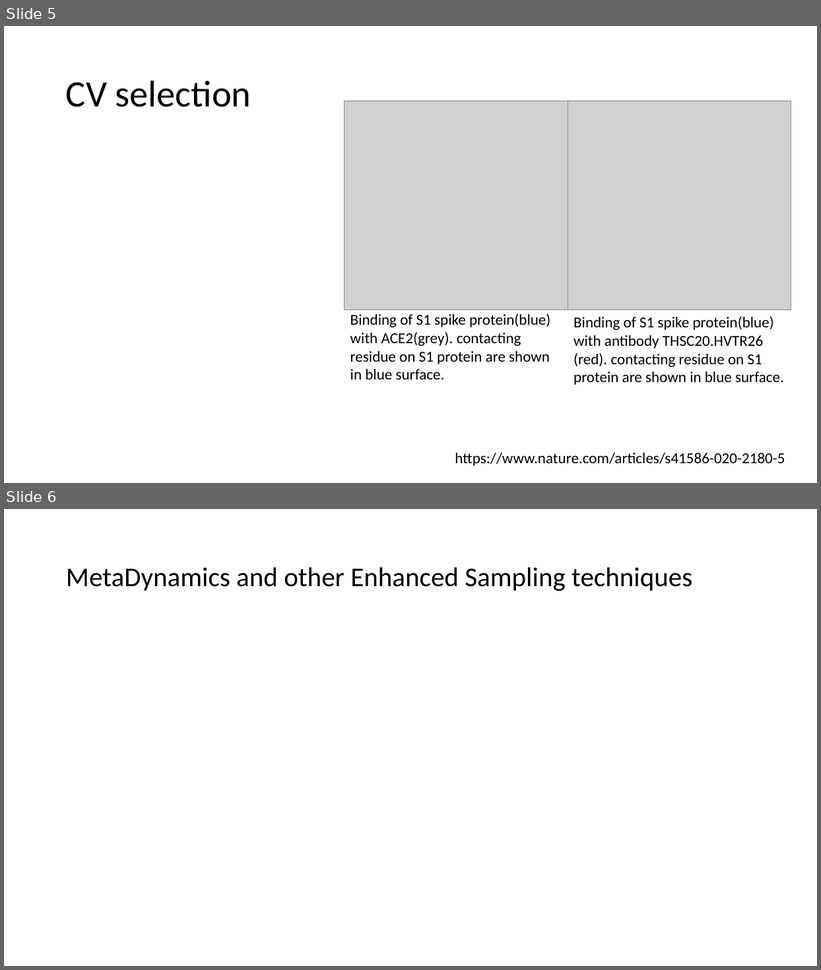
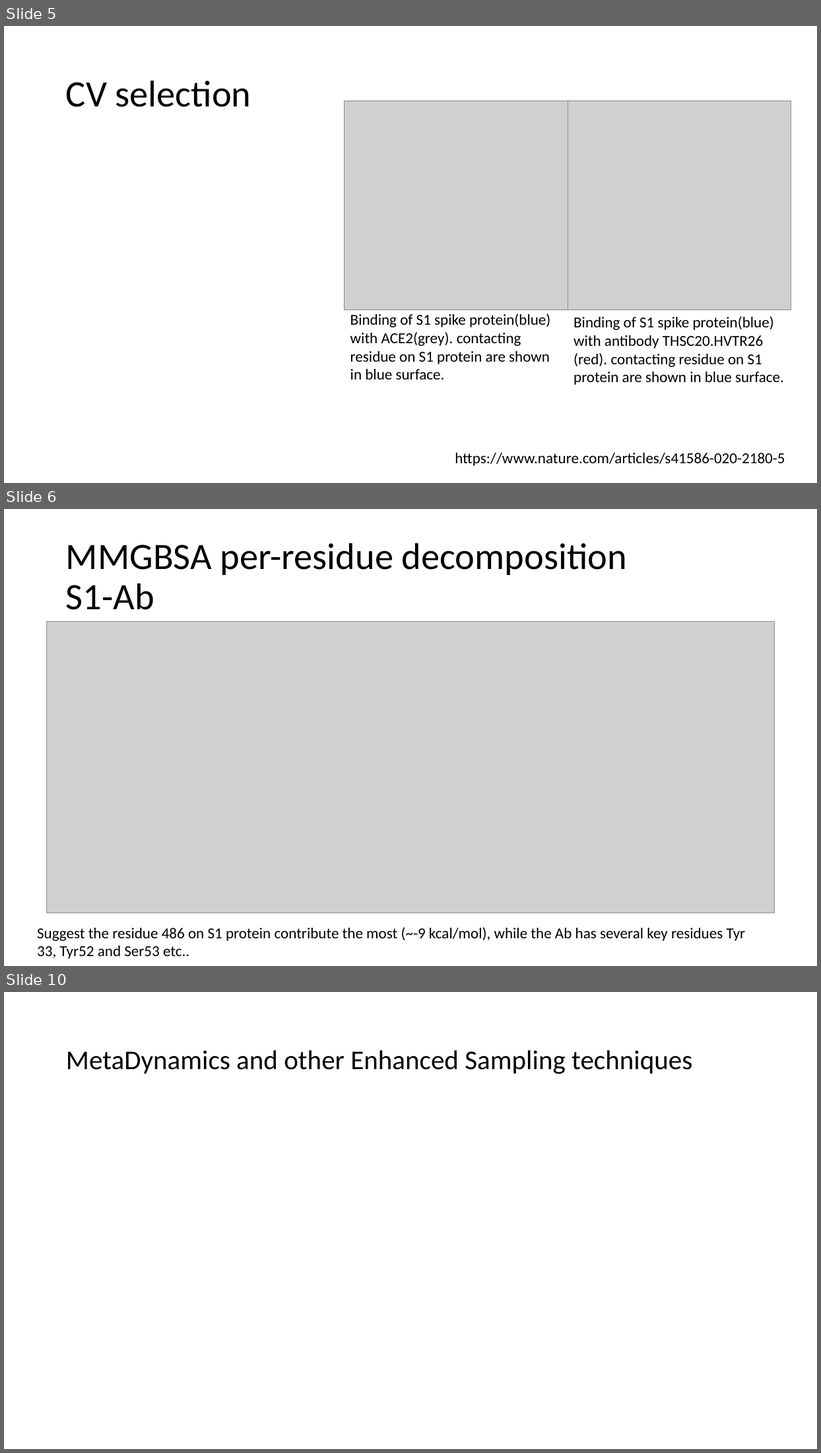
Before and after one commit to DerienFe/InstaD_pro_abc, a slide deck: Tech_assignment_slides.pptx. Shown one above the other, each under a label of ours: slides 5 and 6 before the commit, slides 5, 6 and 10 after it; the slides between them are not shown. The pictures are 821x970 and 821x1453 pixels, drawn with LibreOffice and Linux fonts; fonts in the diff are those of the drawing; grey boxes stand for pictures. Boxes give left, top, right and bottom in pixels: in the first picture for what was removed or moved away, otherwise in the second. Text is boxed around its words. In the diff, an @@ line names an element or a change of style, - is before the commit and + after.

```diff
--- a/Tech_assignment_slides.pptx
+++ b/Tech_assignment_slides.pptx
@@ slide 6 added at (4, 509, 817, 966), background #FFFFFF @@
@@ title added at (66, 543, 627, 610), 44 pt, text #000000 @@
+MMGBSA per-residue decomposition
+S1-Ab
@@ picture added at (46, 622, 774, 914) @@
@@ text added at (37, 927, 746, 959), 18 pt, text #000000 @@
+Suggest the residue 486 on S1 protein contribute the most (~-9 kcal/mol), while the Ab has several key residues Tyr 33, Tyr52 and Ser53 etc..
@@ what was slide 6 is now slide 10 @@
```
Also in this commit, not shown: 3 other slides added, 7 other files.
